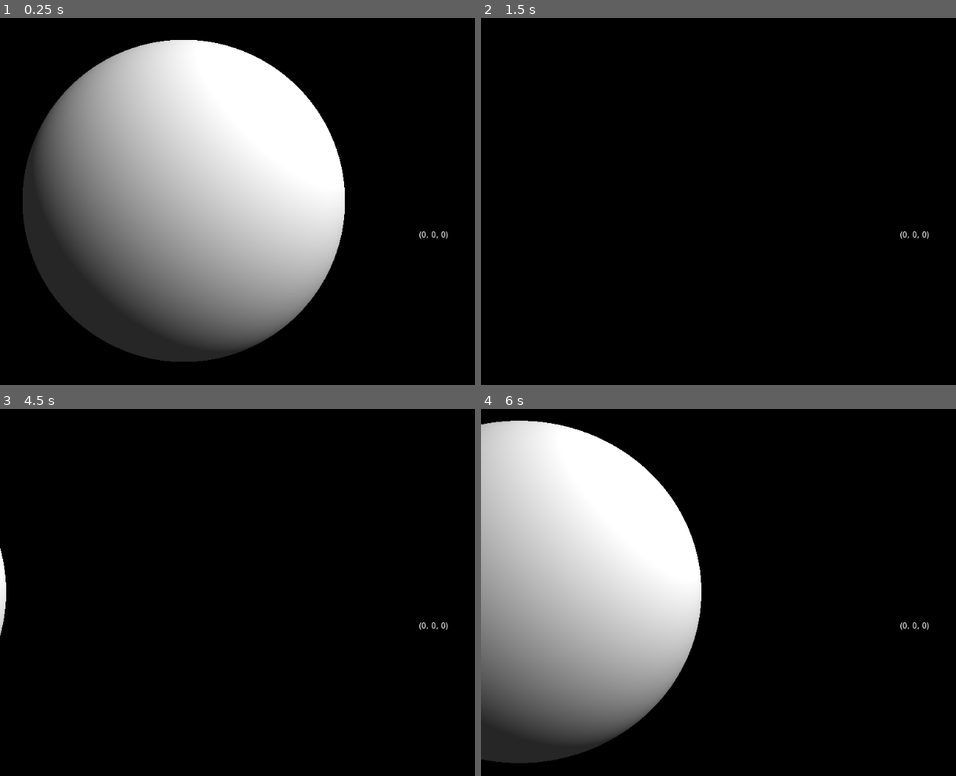
Above: before the commit, frames 1-4 (two rows, left to right).
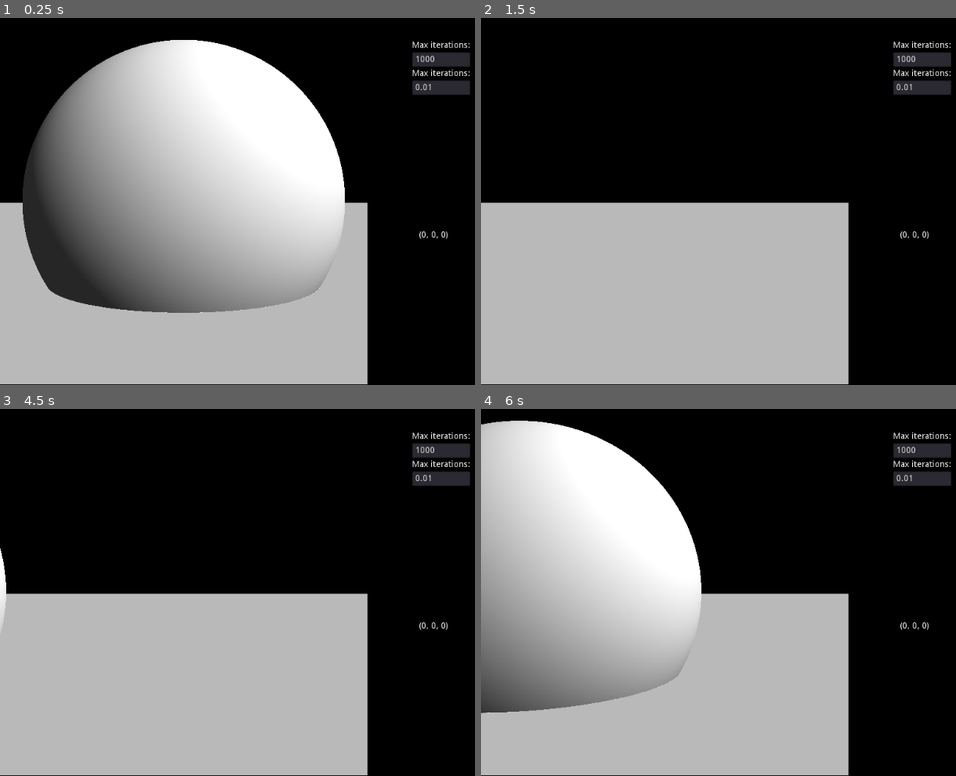
Above: after the commit, the same moments.

Repository: Castux/code-club
Game: Godot game, scene res://Raymarching/Raymarching.tscn
Two runs of this game, one before a commit and one after it. Both use one fixed random seed, a clock stepped at 60 frames per second and the inputs below. This scene is started directly instead of the project's main scene.
Inputs:
- Up to frame 1 (0.25 s): no input
- Up to frame 2 (1.5 s): tap Enter at 0.5 s; hold Right 0.53-1.28 s; hold Q 0.53-1.28 s; hold Down from 1.28 s (still down); tap Q at 1.35 s
- Up to frame 3 (4.5 s): tap Space at 2, 3.5 s; release Down at 2.03 s; hold Right 2.03-2.78 s; hold Q 2.03-2.78 s; tap Enter at 2.75, 4.25 s; hold Up 2.78-3.53 s; tap Q at 2.85, 4.35 s; hold Q 3.53-4.28 s; hold Left from 3.53 s (still down)
- Up to frame 4 (6 s): release Left at 5.03 s; hold Down 5.03-5.78 s; hold Q 5.03-5.78 s; tap Space at 5.75 s; hold Right from 5.78 s (still down); tap Q at 5.85 s

The runs differ from the first frame. In frame 1, 22% of the frame differs, in the area x 0-100%, y 6-100%; in frame 2, 40%; in frame 3, 40%; in frame 4, 27%.

Commit message:
Input

Diff:
--- a/shadertoys/Raymarching/Raymarching.gd
+++ b/shadertoys/Raymarching/Raymarching.gd
@@ -36,3 +36,10 @@
 	$OutputLabel.text = str(position)
 	$Canvas.material.set_shader_param("position", position)
 	$Canvas.material.set_shader_param("direction", direction)
+
+	$Canvas.material.set_shader_param("maxIter", int($Buttons/MaxIter.text))
+	$Canvas.material.set_shader_param("precision", float($Buttons/Precision.text))
+
+func unfocus():
+	set_focus_mode(Control.FOCUS_ALL);
+	grab_focus();
--- a/shadertoys/Raymarching/Raymarching.shader
+++ b/shadertoys/Raymarching/Raymarching.shader
@@ -4,20 +4,32 @@
 uniform vec3 position;
 uniform vec3 direction;
 uniform float fov = 1;
+uniform int maxIter = 1000;
+uniform float precision = 0.01;
+
+
+float union(float d1, float d2)
+{
+	return min(d1, d2);
+}
 
 float sphere(vec3 x, vec3 center, float rad)
 {
 	return length(x - center) - rad;
 }
 
-float distanceFunction(vec3 pos)
-{
-	return sphere(pos, vec3(0,0,-5), 2);
-}
-
 float plane(vec3 pos, vec3 normal, float offset)
 {
 	return dot(pos, normal) - offset;
+}
+
+float distanceFunction(vec3 pos)
+{
+	float s = sphere(pos, vec3(0,0,-5), 2);
+	float p = plane(pos, vec3(0,1,0), -1);
+
+
+	return union(s,p);
 }
 
 vec3 gradient(vec3 pos)
@@ -31,7 +43,7 @@
 	return vec3(dx,dy,dz)/(2.0*eps);
 }
 
-vec3 march(vec3 start, vec3 ray, float precision, int maxIter, out bool maxedOut)
+vec3 march(vec3 start, vec3 ray, out bool maxedOut)
 {
 	vec3 pos = start;
 	maxedOut = false;
@@ -65,7 +77,7 @@
 	ray = normalize(ray);
 
 	bool maxedOut;
-	vec3 intersection = march(position, ray, 0.01, 100, maxedOut);
+	vec3 intersection = march(position, ray, maxedOut);
 
 	if(maxedOut)
 	{
--- a/shadertoys/Raymarching/Raymarching.tscn
+++ b/shadertoys/Raymarching/Raymarching.tscn
@@ -8,6 +8,8 @@
 shader_param/position = null
 shader_param/direction = null
 shader_param/fov = 1.0
+shader_param/maxIter = 1000
+shader_param/precision = 0.01
 shader_param/ambiant = 0.15
 
 [node name="Raymarching" type="Control"]
@@ -42,3 +44,33 @@
 margin_top = 38.0
 margin_right = -269.0
 margin_bottom = -429.0
+
+[node name="Label" type="Label" parent="Buttons"]
+margin_right = 95.0
+margin_bottom = 14.0
+text = "Max iterations:"
+
+[node name="MaxIter" type="LineEdit" parent="Buttons"]
+margin_top = 18.0
+margin_right = 95.0
+margin_bottom = 42.0
+focus_mode = 1
+text = "1000"
+focus_mode = 1
+
+[node name="Label2" type="Label" parent="Buttons"]
+margin_top = 46.0
+margin_right = 95.0
+margin_bottom = 60.0
+text = "Max iterations:"
+
+[node name="Precision" type="LineEdit" parent="Buttons"]
+margin_top = 64.0
+margin_right = 95.0
+margin_bottom = 88.0
+focus_mode = 1
+text = "0.01"
+focus_mode = 1
+
+[connection signal="mouse_entered" from="Background" to="." method="unfocus"]
+[connection signal="mouse_entered" from="Canvas" to="." method="unfocus"]
--- a/shadertoys/project.godot
+++ b/shadertoys/project.godot
@@ -22,3 +22,42 @@
 
 window/size/test_width=1024
 window/size/test_height=600
+
+[input]
+
+ui_focus_next={
+"deadzone": 0.5,
+"events": [  ]
+}
+ui_focus_prev={
+"deadzone": 0.5,
+"events": [  ]
+}
+ui_left={
+"deadzone": 0.5,
+"events": [ Object(InputEventJoypadButton,"resource_local_to_scene":false,"resource_name":"","device":0,"button_index":14,"pressure":0.0,"pressed":false,"script":null)
+ ]
+}
+ui_right={
+"deadzone": 0.5,
+"events": [ Object(InputEventJoypadButton,"resource_local_to_scene":false,"resource_name":"","device":0,"button_index":15,"pressure":0.0,"pressed":false,"script":null)
+ ]
+}
+ui_up={
+"deadzone": 0.5,
+"events": [ Object(InputEventJoypadButton,"resource_local_to_scene":false,"resource_name":"","device":0,"button_index":12,"pressure":0.0,"pressed":false,"script":null)
+ ]
+}
+ui_down={
+"deadzone": 0.5,
+"events": [ Object(InputEventJoypadButton,"resource_local_to_scene":false,"resource_name":"","device":0,"button_index":13,"pressure":0.0,"pressed":false,"script":null)
+ ]
+}
+ui_page_up={
+"deadzone": 0.5,
+"events": [  ]
+}
+ui_page_down={
+"deadzone": 0.5,
+"events": [  ]
+}
